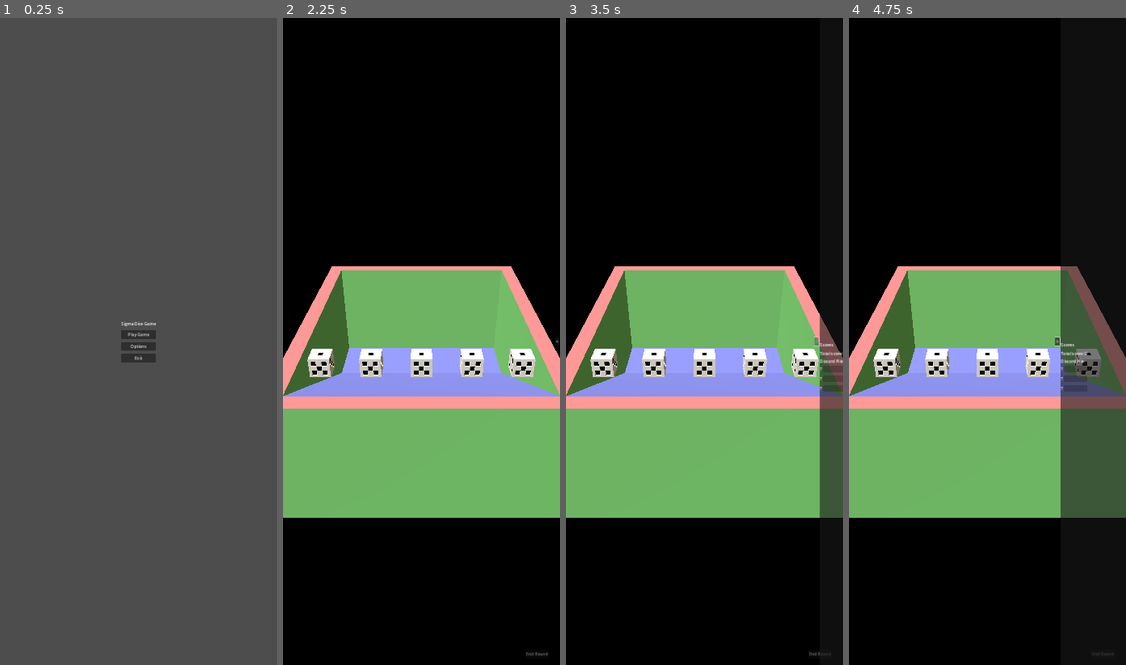
Above: before the commit, frames 1-4 (left to right).
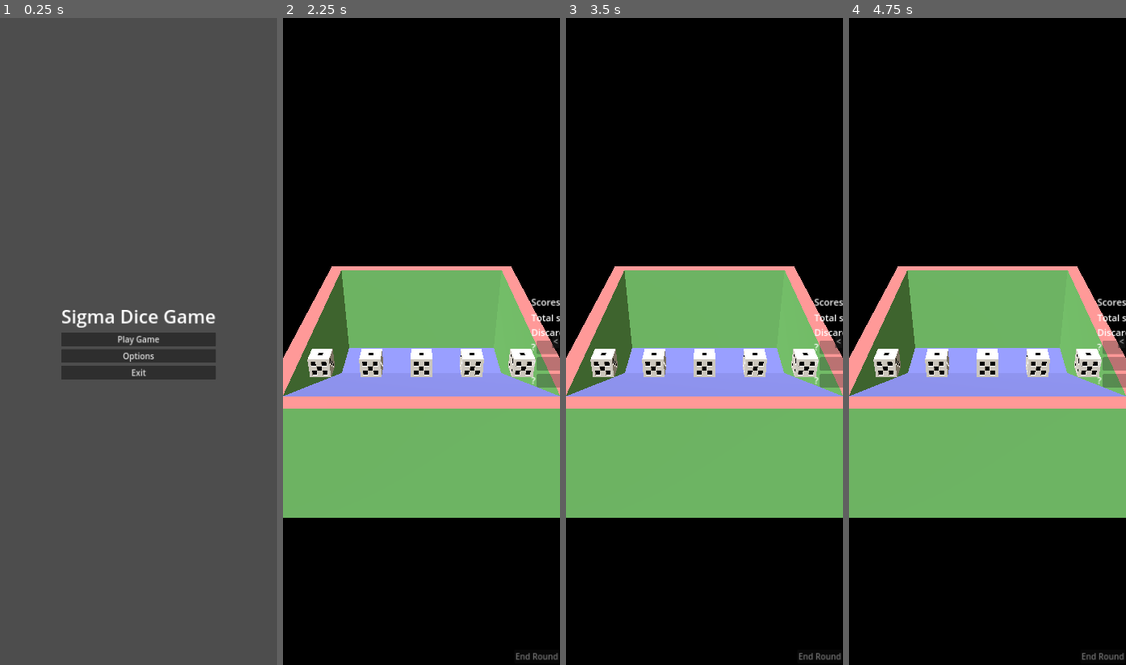
Above: after the commit, the same moments.

Repository: Inglo-Games/SigmaDiceGame
Game: Godot game, scene res://Scenes/Menus/MainMenu.tscn
The game is run twice, just before and just after one commit, with the same random seed, the same clock (stepped at 60 frames per second) and the same inputs.
Inputs (mouse positions are in pixels of both pictures, inside the frame that each line leads up to):
- Up to frame 1 (0.25 s): no input
- Up to frame 2 (2.25 s): click "Options" at 0.5 s; click "Back" at 1.25 s; click "Play Game" at 2 s
- Up to frame 3 (3.5 s): click "<" at 2.75 s
- Up to frame 4 (4.75 s): click (1120, 341) at 3.5 s, where only the run after the commit has a clickable "<"; click (1120, 341) at 4.25 s, where only the run after the commit has a clickable "<"

The runs differ from the first frame. In frame 1, 3.9% of the frame differs, in the area x 22-78%, y 45-56%; in frame 2, 0.8%; in frame 3, 2.7%; in frame 4, 8.1%, in the area x 74-100%, y 38-100%.

Commit message:
Add theme for UI elements

Diff:
--- a/game/Scenes/Game.tscn
+++ b/game/Scenes/Game.tscn
@@ -1,8 +1,9 @@
-[gd_scene load_steps=8 format=3 uid="uid://ht7atlg3hyeo"]
+[gd_scene load_steps=9 format=3 uid="uid://ht7atlg3hyeo"]
 
 [ext_resource type="Script" path="res://Scenes/Game.gd" id="1_mht0p"]
 [ext_resource type="PackedScene" uid="uid://bnuyb0p8l4syw" path="res://Scenes/Die.tscn" id="2_a2hh2"]
 [ext_resource type="PackedScene" uid="uid://54ft880qyhnx" path="res://Meshes/dice_box.glb" id="2_vgoxa"]
+[ext_resource type="Theme" uid="uid://8bcavu88mft3" path="res://Themes/MainTheme.tres" id="4_2o0ol"]
 [ext_resource type="PackedScene" uid="uid://dj0uen5t451qt" path="res://Scenes/UI/ScoreboardPanel.tscn" id="4_56du8"]
 
 [sub_resource type="ProceduralSkyMaterial" id="ProceduralSkyMaterial_ly2ab"]
@@ -58,6 +59,7 @@
 offset_top = -60.0
 grow_horizontal = 0
 grow_vertical = 0
+theme = ExtResource("4_2o0ol")
 alignment = 1
 
 [node name="EndRoundButton" type="Button" parent="ButtonContainer"]
@@ -70,8 +72,8 @@
 [node name="ScoreboardPanel" parent="." instance=ExtResource("4_56du8")]
 anchors_preset = 11
 anchor_left = 1.0
-offset_left = -20.0
-offset_right = 343.0
+offset_left = -30.0
+offset_right = 333.0
 grow_horizontal = 0
 
 [connection signal="pressed" from="ButtonContainer/EndRoundButton" to="." method="_on_pressed_end_round_button"]
--- a/game/Scenes/Menus/MainMenu.tscn
+++ b/game/Scenes/Menus/MainMenu.tscn
@@ -1,6 +1,7 @@
-[gd_scene load_steps=2 format=3 uid="uid://rg1ln7dcrvfs"]
+[gd_scene load_steps=3 format=3 uid="uid://rg1ln7dcrvfs"]
 
 [ext_resource type="Script" path="res://Scenes/Menus/MainMenu.gd" id="1_0s8gd"]
+[ext_resource type="Theme" uid="uid://8bcavu88mft3" path="res://Themes/MainTheme.tres" id="1_lujfo"]
 
 [node name="MainMenu" type="Control"]
 layout_mode = 3
@@ -9,6 +10,7 @@
 anchor_bottom = 1.0
 grow_horizontal = 2
 grow_vertical = 2
+theme = ExtResource("1_lujfo")
 script = ExtResource("1_0s8gd")
 
 [node name="VBoxContainer" type="VBoxContainer" parent="."]
@@ -24,6 +26,7 @@
 
 [node name="Label" type="Label" parent="VBoxContainer"]
 layout_mode = 2
+theme_override_font_sizes/font_size = 72
 text = "Sigma Dice Game"
 
 [node name="PlayButton" type="Button" parent="VBoxContainer"]
--- a/game/Scenes/Menus/OptionMenu.tscn
+++ b/game/Scenes/Menus/OptionMenu.tscn
@@ -1,5 +1,6 @@
-[gd_scene load_steps=2 format=3 uid="uid://dhne06yd0qj4y"]
+[gd_scene load_steps=3 format=3 uid="uid://dhne06yd0qj4y"]
 
+[ext_resource type="Theme" uid="uid://8bcavu88mft3" path="res://Themes/MainTheme.tres" id="1_bjqij"]
 [ext_resource type="Script" path="res://Scenes/Menus/OptionMenu.gd" id="1_ls51q"]
 
 [node name="OptionMenu" type="Control"]
@@ -9,6 +10,7 @@
 anchor_bottom = 1.0
 grow_horizontal = 2
 grow_vertical = 2
+theme = ExtResource("1_bjqij")
 script = ExtResource("1_ls51q")
 
 [node name="BackButton" type="Button" parent="."]
@@ -45,6 +47,8 @@
 [node name="SfxSlider" type="HSlider" parent="GridContainer"]
 custom_minimum_size = Vector2(120, 0)
 layout_mode = 2
+size_flags_horizontal = 3
+size_flags_vertical = 4
 value = 100.0
 tick_count = 6
 ticks_on_borders = true
@@ -57,6 +61,8 @@
 [node name="BgmSlider" type="HSlider" parent="GridContainer"]
 custom_minimum_size = Vector2(120, 0)
 layout_mode = 2
+size_flags_horizontal = 3
+size_flags_vertical = 4
 value = 100.0
 tick_count = 6
 ticks_on_borders = true
--- a/game/Scenes/UI/Scoreboard.tscn
+++ b/game/Scenes/UI/Scoreboard.tscn
@@ -9,8 +9,17 @@
 
 [node name="VBox" type="VBoxContainer" parent="."]
 layout_mode = 1
-offset_right = 91.0
-offset_bottom = 151.0
+anchors_preset = 8
+anchor_left = 0.5
+anchor_top = 0.5
+anchor_right = 0.5
+anchor_bottom = 0.5
+offset_left = -51.5
+offset_top = -89.0
+offset_right = 51.5
+offset_bottom = 89.0
+grow_horizontal = 2
+grow_vertical = 2
 
 [node name="ScoresHeader" type="Label" parent="VBox"]
 layout_mode = 2
--- a/game/Scenes/UI/ScoreboardPanel.tscn
+++ b/game/Scenes/UI/ScoreboardPanel.tscn
@@ -1,5 +1,6 @@
-[gd_scene load_steps=3 format=3 uid="uid://dj0uen5t451qt"]
+[gd_scene load_steps=4 format=3 uid="uid://dj0uen5t451qt"]
 
+[ext_resource type="Theme" uid="uid://8bcavu88mft3" path="res://Themes/MainTheme.tres" id="1_5t1ag"]
 [ext_resource type="Script" path="res://Scenes/UI/ScoreboardPanel.gd" id="1_b3tc4"]
 [ext_resource type="PackedScene" uid="uid://ckferd6wgtq5r" path="res://Scenes/UI/Scoreboard.tscn" id="2_6bmwe"]
 
@@ -9,6 +10,7 @@
 anchor_bottom = 1.0
 grow_horizontal = 2
 grow_vertical = 2
+theme = ExtResource("1_5t1ag")
 script = ExtResource("1_b3tc4")
 
 [node name="ExpanderButton" type="Button" parent="."]
--- /dev/null
+++ b/game/Themes/MainTheme.tres
@@ -0,0 +1,29 @@
+[gd_resource type="Theme" load_steps=2 format=3 uid="uid://8bcavu88mft3"]
+
+[sub_resource type="StyleBoxFlat" id="StyleBoxFlat_4heme"]
+bg_color = Color(0.313726, 0.313726, 0.313726, 0.705882)
+border_width_left = 2
+border_width_top = 2
+border_width_right = 2
+border_width_bottom = 2
+border_color = Color(0.203922, 0.203922, 0.203922, 1)
+border_blend = true
+corner_radius_top_left = 8
+corner_radius_top_right = 8
+corner_radius_bottom_right = 8
+corner_radius_bottom_left = 8
+
+[resource]
+Button/colors/font_color = Color(0.875, 0.875, 0.875, 1)
+Button/colors/font_disabled_color = Color(0.875, 0.875, 0.875, 0.5)
+Button/colors/font_focus_color = Color(0.95, 0.95, 0.95, 1)
+Button/colors/font_hover_color = Color(0.95, 0.95, 0.95, 1)
+Button/colors/font_hover_pressed_color = Color(1, 1, 1, 1)
+Button/colors/font_outline_color = Color(1, 1, 1, 1)
+Button/colors/font_pressed_color = Color(1, 1, 1, 1)
+Button/constants/h_separation = 4
+Button/constants/outline_size = 0
+Button/font_sizes/font_size = 32
+Button/fonts/font = null
+Label/font_sizes/font_size = 36
+PanelContainer/styles/panel = SubResource("StyleBoxFlat_4heme")
